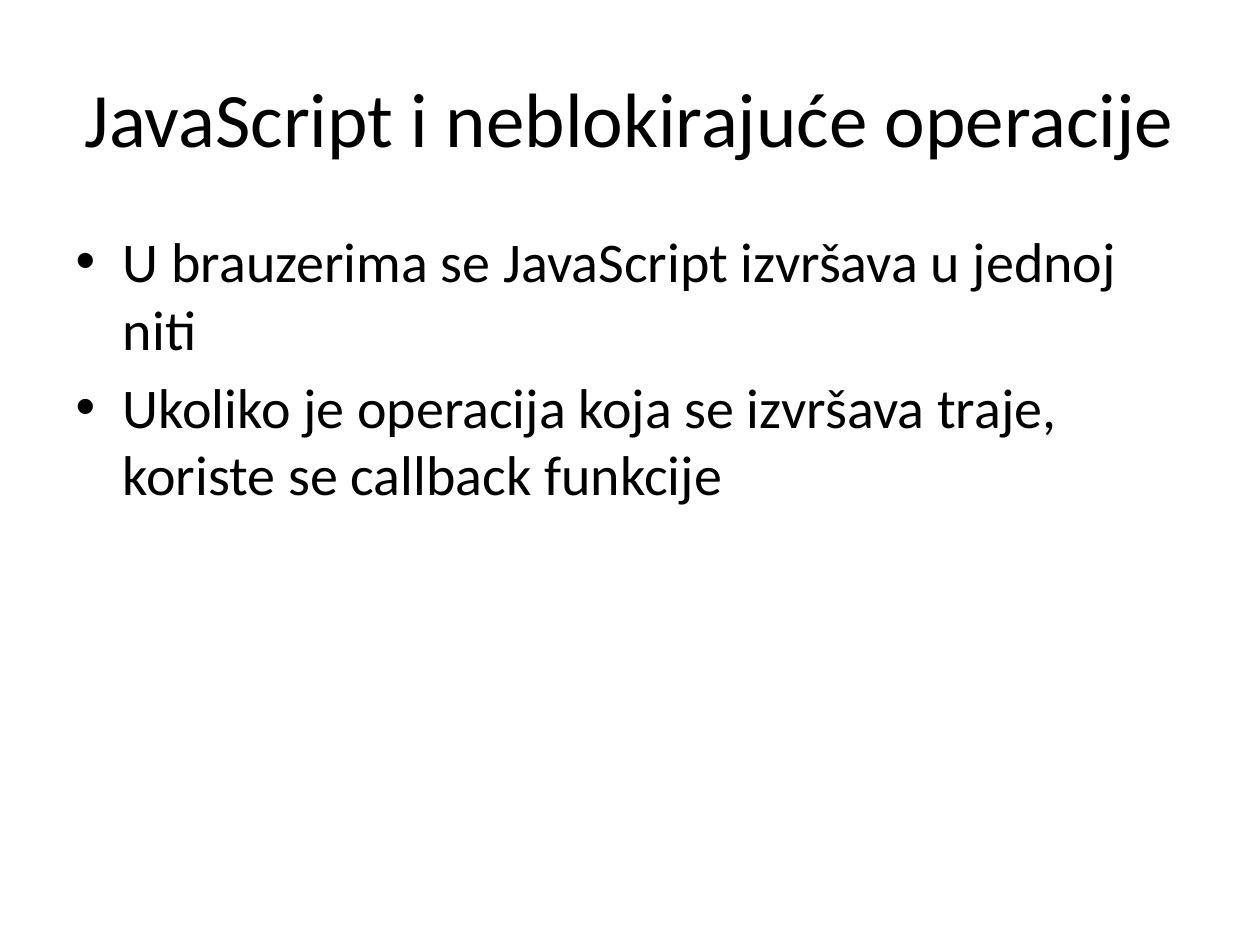
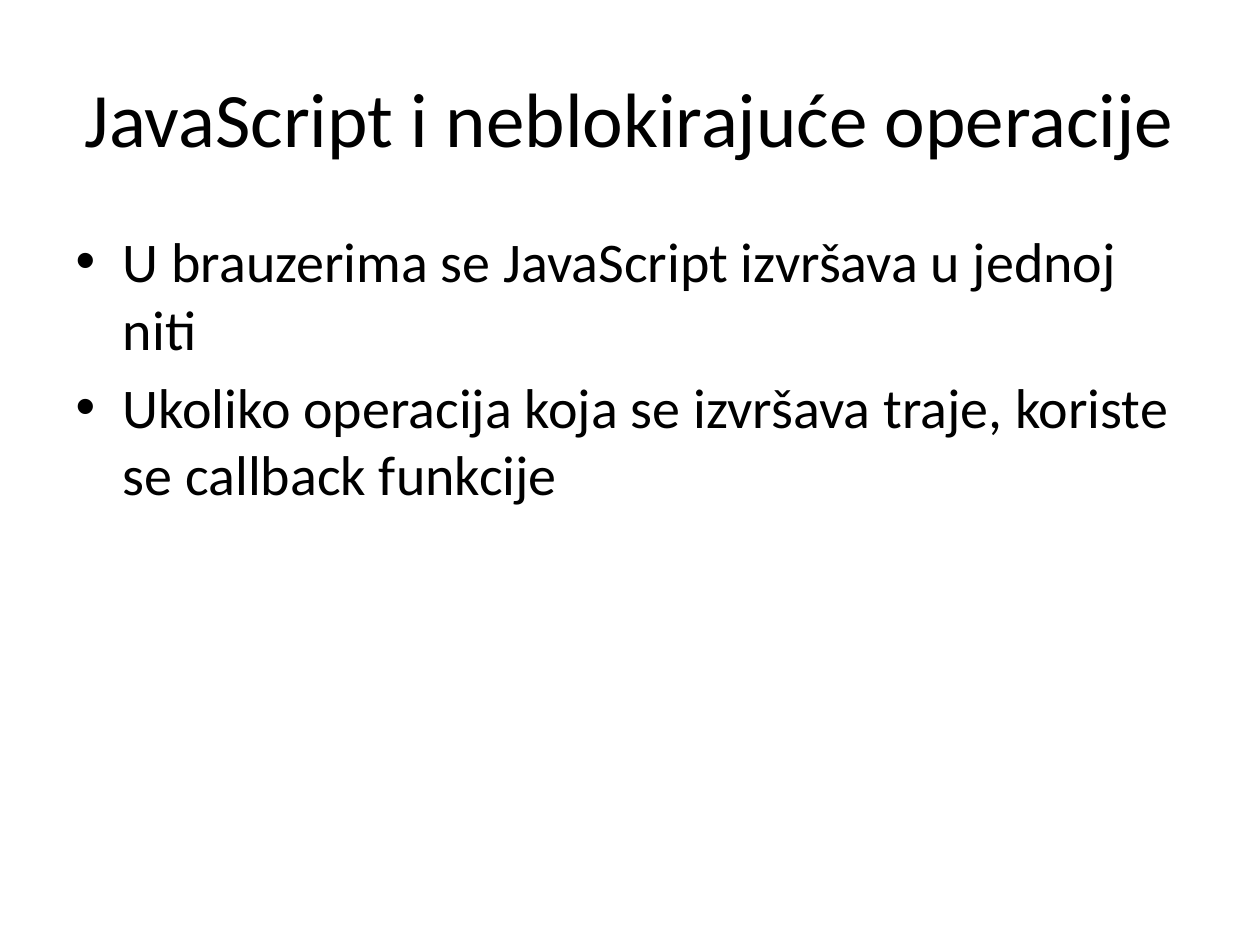
Before and after one commit to XWS2016/BackEnd, a slide deck: slide 11 of 01_Node/BackEnd_01_Node.pptx. Drawn at 1260x945 pixels with LibreOffice and Linux fonts; fonts in the diff are those of the drawing. Boxes give left, top, right and bottom in pixels: in the first picture for what was removed or moved away, otherwise in the second. Text is boxed around its words. In the diff, an @@ line names an element or a change of style, - is before the commit and + after.

```diff
--- a/01_Node/BackEnd_01_Node.pptx
+++ b/01_Node/BackEnd_01_Node.pptx
@@ text at (123, 389, 1168, 505): text changed @@
-• Ukoliko je operacija koja se izvršava traje, koriste se callback funkcije
+• Ukoliko operacija koja se izvršava traje, koriste se callback funkcije
```
Also in this commit, not shown: 8 other slides changed, 13 other files.
